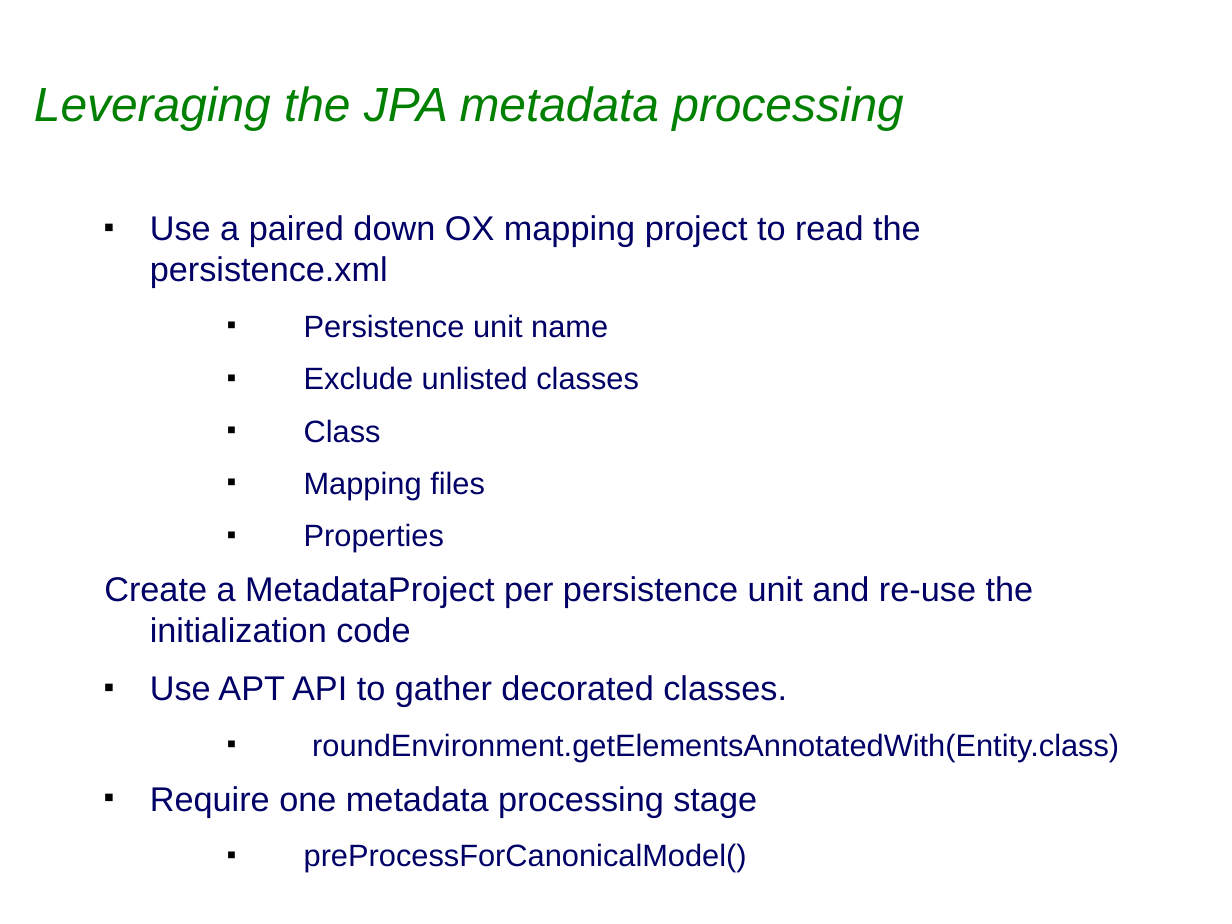
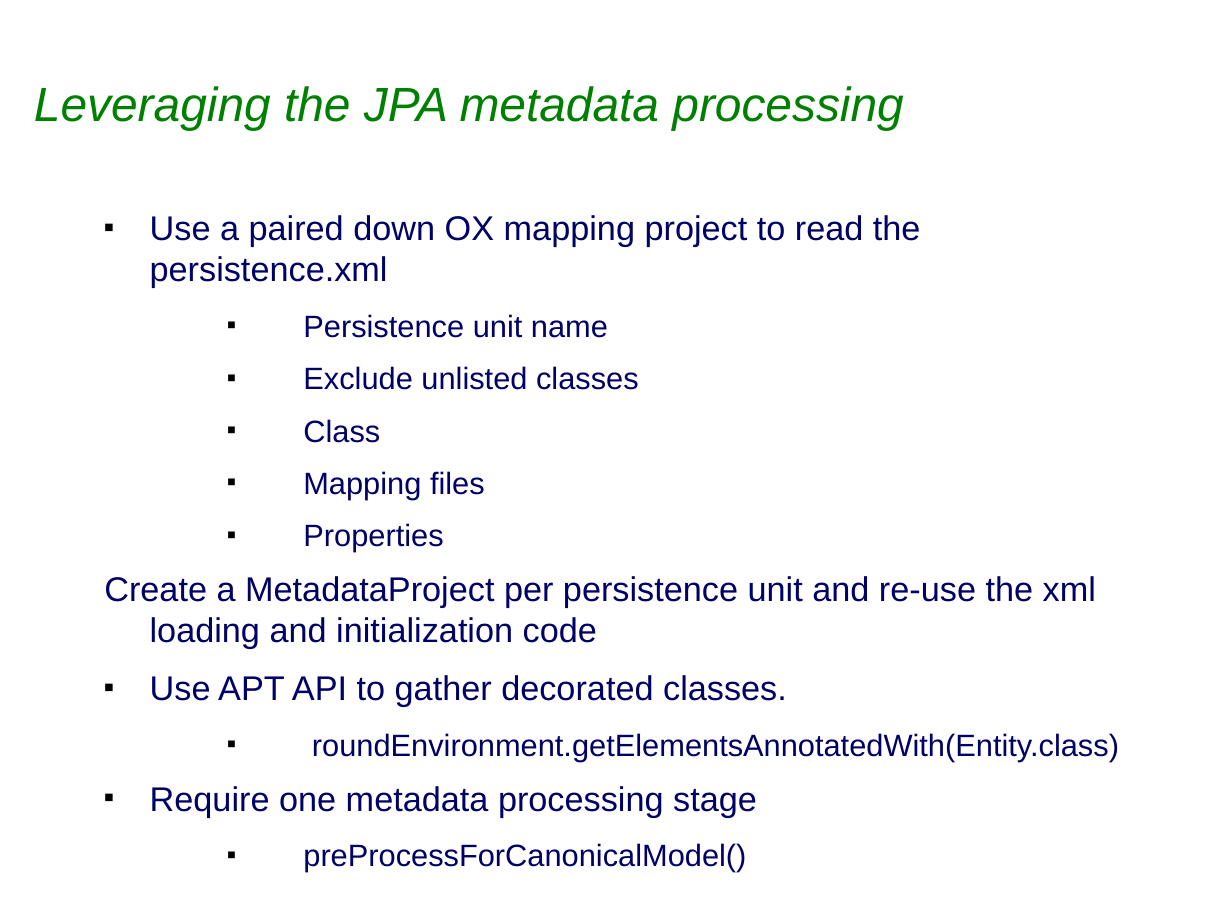
Before and after one commit to sabineheider/incubator, a slide deck: slide 3 of summit-2010/CanonicalModelGen.ppt. Drawn at 1232x924 pixels with LibreOffice and Linux fonts; fonts in the diff are those of the drawing; background and template pictures are left out. Boxes give left, top, right and bottom in pixels: in the first picture for what was removed or moved away, otherwise in the second. Text is boxed around its words. In the diff, an @@ line names an element or a change of style, - is before the commit and + after.

```diff
--- a/summit-2010/CanonicalModelGen.ppt
+++ b/summit-2010/CanonicalModelGen.ppt
@@ text at [104,576,1096,648]: text changed @@
-Create a MetadataProject per persistence unit and re-use the initialization code
+Create a MetadataProject per persistence unit and re-use the xml loading and initialization code
```
Also in this commit, not shown: 1 other slide changed.
